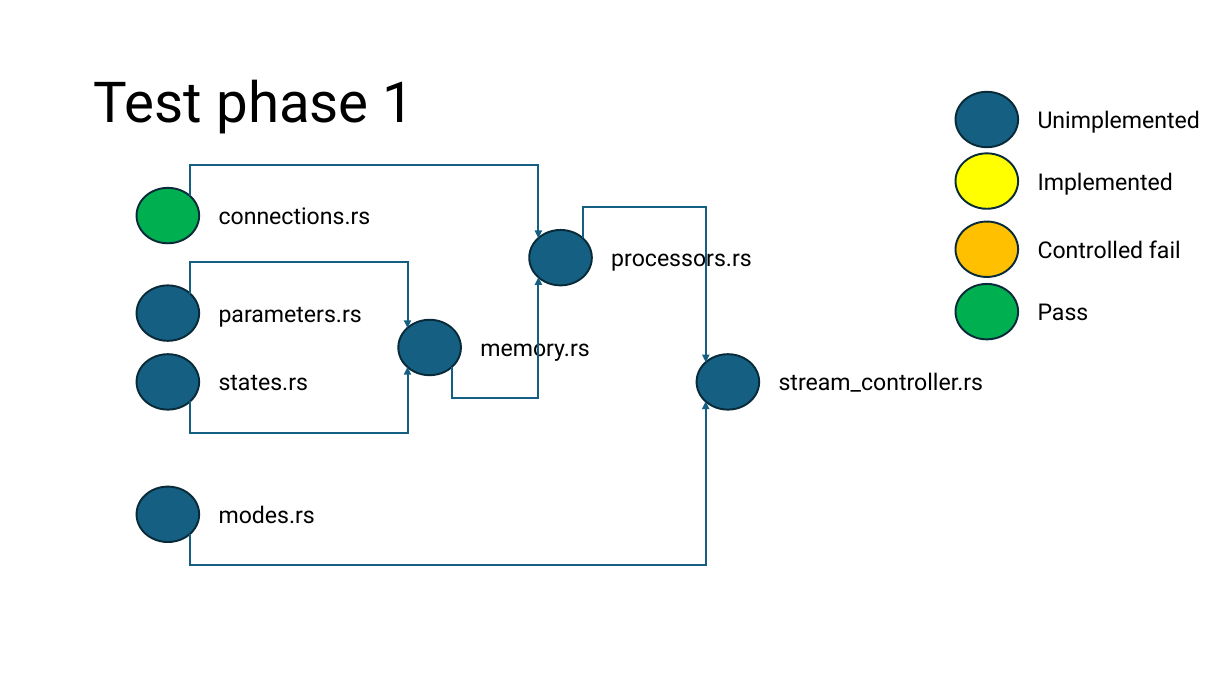
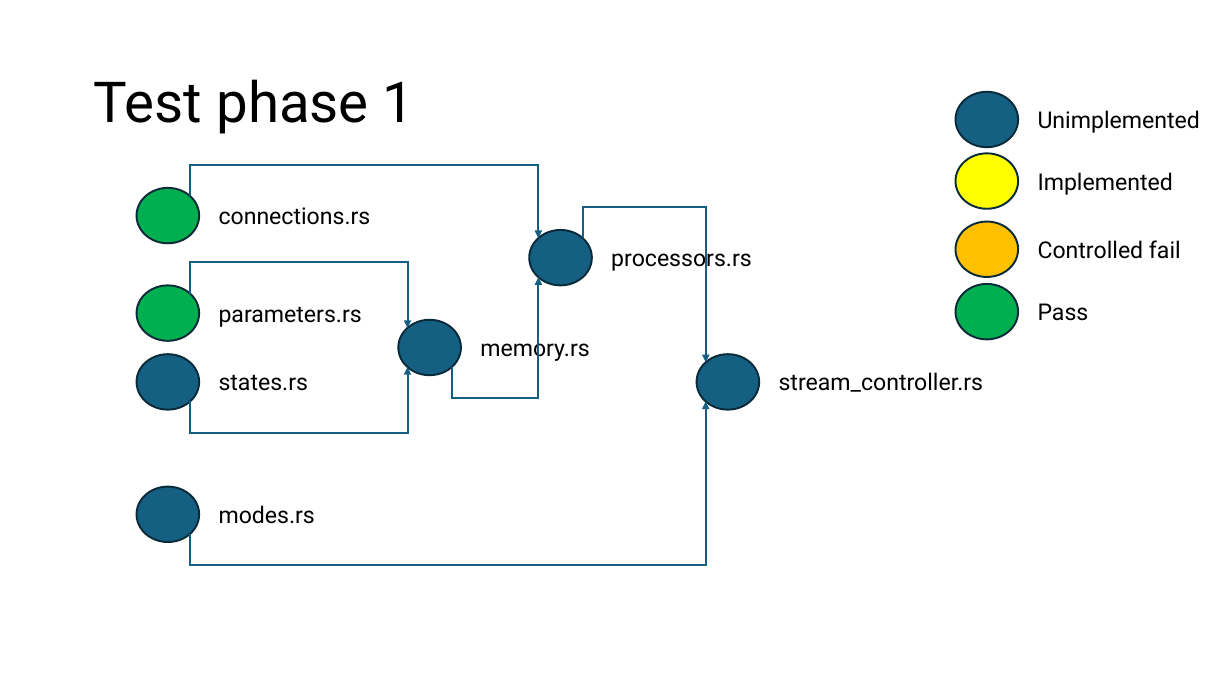
Before and after one commit to icon-sw/KappaLibrary, a slide deck: slide 5 of doc/K2Projectpptx.pptx. Drawn at 1232x693 pixels with LibreOffice and Linux fonts; fonts in the diff are those of the drawing. Boxes give left, top, right and bottom in pixels: in the first picture for what was removed or moved away, otherwise in the second. Text is boxed around its words. In the diff, an @@ line names an element or a change of style, - is before the commit and + after.

Commit message:
Parameters test

```diff
--- a/doc/K2Projectpptx.pptx
+++ b/doc/K2Projectpptx.pptx
@@ ellipse at box(137, 286, 200, 341): fill #156082 to #00B050 @@
```
Also in this commit, not shown: 2 other files.
